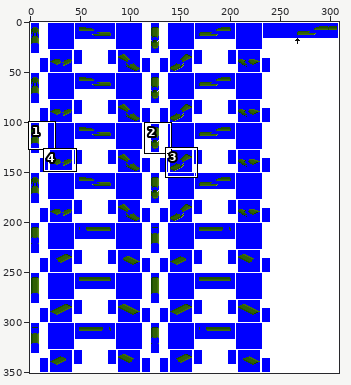
Two states of a pixel-art file, src/trains/e6_series/gfx/e6_series.aseprite. Above: a wide view before the commit, with the close-up outlined.
Close-up. First the earlier version:
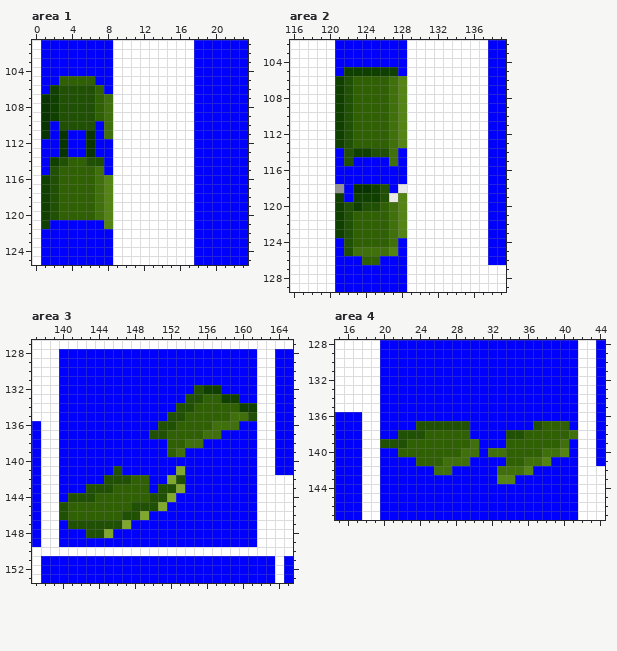
309x351 pixels, 1 frame. Shown: area 1: x 0..23, y 101..125; area 2: x 116..139, y 102..129; area 3: x 137..165, y 127..153; area 4: x 15..44, y 128..147. The commit also changed other parts of the picture, which this record leaves out.
New version:
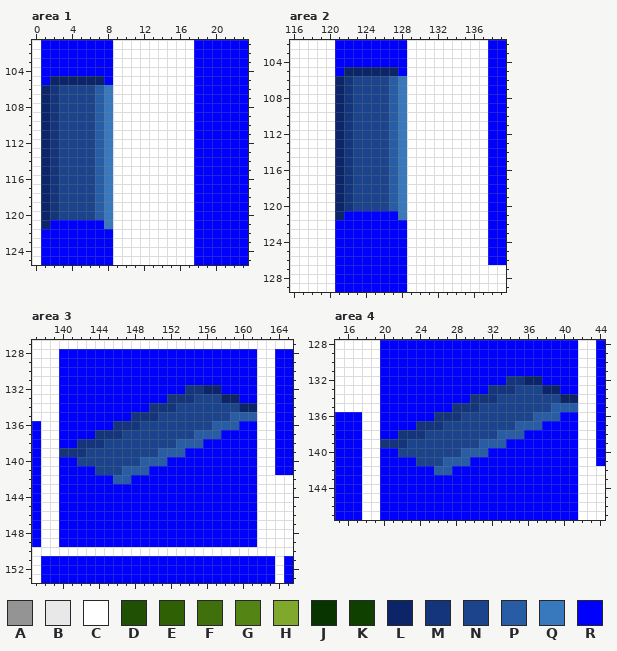
Palette (. is transparent): A #949494  B #e8e8e8  C #ffffff  D #205004  E #306004  F #40700c  G #548414  H #80a82c  J #083400  K #104000  L #0c2468  M #14347c  N #1c448c  P #285ca4  Q #3878bc  R #0000ff
From old to new:
layer "NEW/2cc Blue new" now shown
layer "NEW/2cc Green" now hidden
Changed rows in their new state; - is an unchanged pixel.
Area 1:
first column x 1:
105 -LLLLLL-
106 LMNNNNPQ
107 LMNNNNPQ
108 LMNNNNPQ
109 LMNNNNPQ
110 LMNNNNPQ
111 LMNNNNPQ
112 LMNNNNPQ
113 LMNNNNPQ
114 LMNNNNPQ
115 LMNNNNPQ
116 LMNNNNPQ
117 LMNNNNPQ
118 LMNNNNPQ
119 LMNNNNPQ
120 LMNNNNPQ
121 L------Q
Area 2:
first column x 121:
105 -LLLLLL-
106 LMNNNNPQ
107 LMNNNNPQ
108 LMNNNNPQ
109 LMNNNNPQ
110 LMNNNNPQ
111 LMNNNNPQ
112 LMNNNNPQ
113 LMNNNNPQ
114 LMNNNNPQ
115 LMNNNNPQ
116 LMNNNNPQ
117 LMNNNNPQ
118 LMNNNNPQ
119 LMNNNNPQ
120 LMNNNNPQ
121 LRRRRRRQ
122 RRRRRRRR
123 RRRRRRRR
124 -RRRRRR-
125 -RRRRRR-
126 ---RR---
Area 3:
first column x 140:
132 --------------MMLL----
133 ------------MMMNNNLL--
134 ----------MMMNNNNNNNLL
135 --------MMMNNNNNNNNPPP
136 ------MMMNNNNNNNNPPP--
137 ----MMMNNNNNNNNPPP----
138 --MMMNNNNNNNNPPP------
139 MMMNNNNNNNNPPP--------
140 --NNNNNNNPPP----------
141 ----NNNPPP---R--------
142 -----RPPRR--RR--------
143 ---RRRRRRR-RRR--------
144 -RRRRRRRRRRRR---------
145 RRRRRRRRRRRR----------
146 RRRRRRRRRR------------
147 -RRRRRRR--------------
148 ---RRR----------------
Area 4:
first column x 20:
132 --------------MMLL----
133 ------------MMMNNNLL--
134 ----------MMMNNNNNNNLL
135 --------MMMNNNNNNNNPPP
136 ------MMMNNNNNNNNPPP--
137 ----MMMNNNNNNNNPPPRRR-
138 --MMMNNNNNNNNPPPRRRRRR
139 MMMNNNNNNNNPPPRRRRRRR-
140 --NNNNNNNPPPRRRRRRRRR-
141 ----NNNPPP----RRRRR---
142 ------PP-----RRRR-----
143 -------------RR-------
Where, in picture pixels (left, top, right, bottom), the same in both close-ups:
changed: (41, 76, 113, 229)
changed: (335, 67, 407, 265)
changed: (59, 385, 257, 538)
changed: (380, 376, 578, 484)
